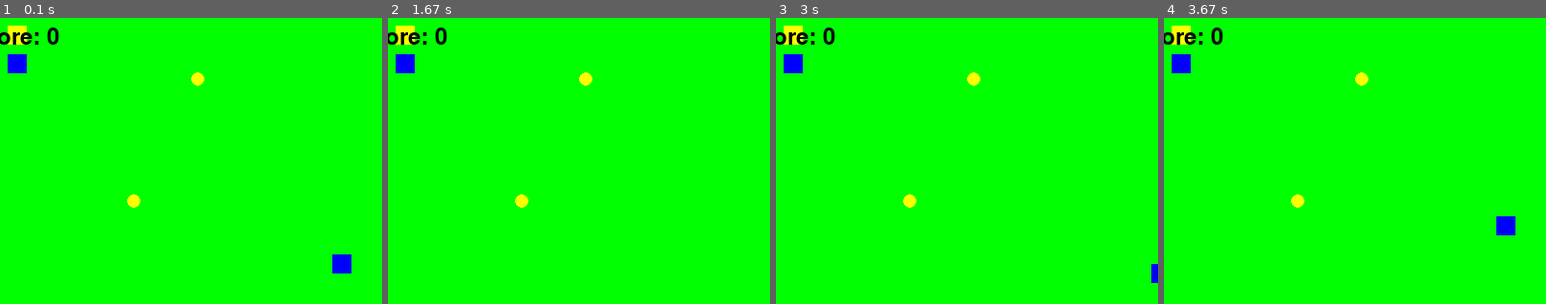
Above: before the commit, frames 1-4 (left to right).
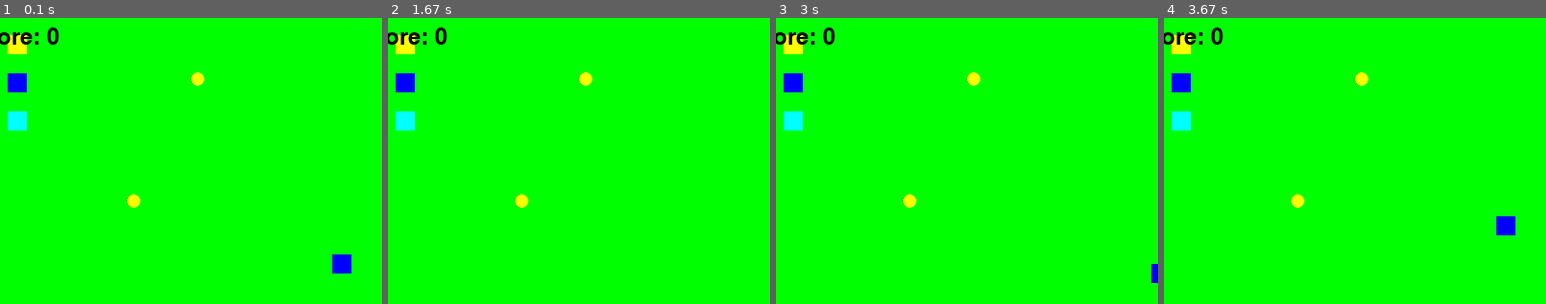
Above: after the commit, the same moments.

Repository: TrentChip38/MazeGame
Game: pygame game, started from pygameMaze7.py
The game is run twice, just before and just after one commit, with the same random seed, the same clock (stepped at 60 frames per second) and the same inputs.
Inputs:
- Up to frame 1 (0.1 s): no input
- Up to frame 2 (1.67 s): hold Right 0.33-0.8 s; hold Up 0.83-1.13 s; hold Right 1.17-1.63 s
- Up to frame 3 (3 s): hold Left 1.67-2.2 s; hold Down 2.23-2.53 s; tap S at 2.57 s; hold Left from 2.9 s (still down)
- Up to frame 4 (3.67 s): release Left at 3.3 s; hold Up from 3.33 s (still down)
The pictures show only the part of the screen within x 5-55%, y 7-57%; the shares and areas given below are measured in that part.

The runs differ from the first frame. In frame 1, 1.3% of the frame differs, in the area x 2-7%, y 2-40%; in frame 2, 1.3%; in frame 3, 1.3%; in frame 4, 1.3%.

Commit message:
Toggle powers, and multiple extra lives

Diff:
--- a/Level.py
+++ b/Level.py
@@ -54,8 +54,9 @@
         "goalE": {"pos": mid_right_goal, "sendtolevel": 2, "sendtopos": left_start, "color": C.GREEN, "size": default_goal_size},
         "goalS": {"pos": mid_bottom_goal, "sendtolevel": 3, "sendtopos": top_start, "color": C.GREEN, "size": default_goal_size},
         "goalW": {"pos": mid_left_goal, "sendtolevel": 4, "sendtopos": right_start, "color": C.GREEN, "size": default_goal_size},
-        "shop_1": {"pos": [50, 50], "addpower": "extralife1", "cost": 100,"color": C.YELLOW, "size": 20},
-        "shop_2": {"pos": [50, 80], "addpower": "speedboost1", "cost": 100, "color": C.BLUE, "size": 20},
+        "shop_1": {"pos": [50, 60], "addpower": "extralife1", "cost": 100,"color": C.YELLOW, "size": 20},
+        "shop_2": {"pos": [50, 100], "addpower": "speedboost1", "cost": 100, "color": C.BLUE, "size": 20},
+        "shop_3": {"pos": [50, 140], "addpower": "speedboost10", "cost": 2000, "color": C.CYAN, "size": 20},
     },
     1: {
         "goalN": {"pos": mid_top_goal, "sendtolevel": 11, "sendtopos": bottom_start, "color": C.GREY, "size": bigger_goal_size},
@@ -105,6 +106,10 @@
     1414: {
         "goalS": {"pos": mid_bottom_goal, "sendtolevel": 0, "sendtopos": corner_start, "color": C.GREEN, "size": default_goal_size},
         "goalW": {"pos": mid_right_goal, "sendtolevel": 141, "sendtopos": [20, 290], "color": C.GREY, "size": default_goal_size},
+    },
+    21:{
+        "goalN": {"pos": mid_top_goal, "sendtolevel": 0, "sendtopos": bottom_start, "color": C.GREEN, "size": default_goal_size},
+        "goalS": {"pos": mid_bottom_goal, "sendtolevel": 2, "sendtopos": top_start, "color": C.GREY, "size": default_goal_size},
     },
     55: {
         "goalN": {"pos": mid_top_goal, "sendtolevel": 1, "sendtopos": bottom_start, "color": C.GREY, "size": default_goal_size},
@@ -286,7 +291,7 @@
         (200, 551, 10, 40), (720, 10, 10, 35)
     },
     1414:{
-
+        (0, 0, 800, 20), (0, 580, 800, 20), (0, 0, 20, 600), (780, 0, 20, 600),# Outer walls
     },
     55:{
         # Outer walls
--- a/pygameMaze7.py
+++ b/pygameMaze7.py
@@ -15,7 +15,14 @@
 
 # Player settings
 player_size = 20
-player_speed = 5
+default_player_speed = 5
+player_speed = default_player_speed
+
+speed_boost_toggle = 0
+dev_cost_divider = 1
+# Timer and Score
+timer = 60  # 60 seconds per level (unused)
+score = 0
 
 #Power ups
 player_power = []
@@ -28,7 +35,7 @@
 default_enemy_amount = 4
 
 # Visibility settings
-Darkness_on = False
+Darkness_on = True
 vis_radius = 2
 vis_y_left = vis_radius - 1
 vis_y_right = vis_radius + 1
@@ -46,10 +53,6 @@
 
 # Enemy settings
 enemy_size = 20
-
-# Timer and Score
-timer = 60  # 60 seconds per level (unused)
-score = 0
 
 # Clock for controlling frame rate
 clock = pygame.time.Clock()
@@ -193,12 +196,6 @@
     #     print("Time's up! Game Over!")
     #     running = False
 
-    #updating speed
-    if "speedboost1" in player_power and speed_boost1_attained == False:
-        player_speed += 1
-        speed_boost1_attained = True
-
-
     # Player movement
     keys = pygame.key.get_pressed()
     dx, dy = 0, 0
@@ -218,6 +215,19 @@
           dy += player_speed
     elif keys[pygame.K_s]:
             dy += player_speed
+    #Power up toggling
+    if "speedboost10" in player_power:
+        if keys[pygame.K_m] or keys[pygame.K_SPACE]:
+            if speed_boost_toggle:
+                speed_boost_toggle = 0
+                player_speed = default_player_speed
+            else:
+                speed_boost_toggle = 1
+                player_speed = 10
+    #updating speed
+        if "speedboost1" in player_power and speed_boost1_attained == False:
+            player_speed += 1
+            speed_boost1_attained = True
 
     # Move player with collision detection
     new_pos = [player_pos[0] + dx, player_pos[1] + dy]
@@ -241,7 +251,7 @@
             if "addpower" in goal:
                 if not goal["addpower"] in player_power:
                     if "cost" in goal:
-                        if score >= goal["cost"]:
+                        if score >= goal["cost"]//dev_cost_divider:
                             player_power.append(goal["addpower"])
                             score -= goal["cost"]
                     else:
@@ -357,6 +367,7 @@
                         if enemy in enemies:
                             enemies.remove(enemy)
                         print("Enemy collision. Reset")
+                        break
 
 
 
